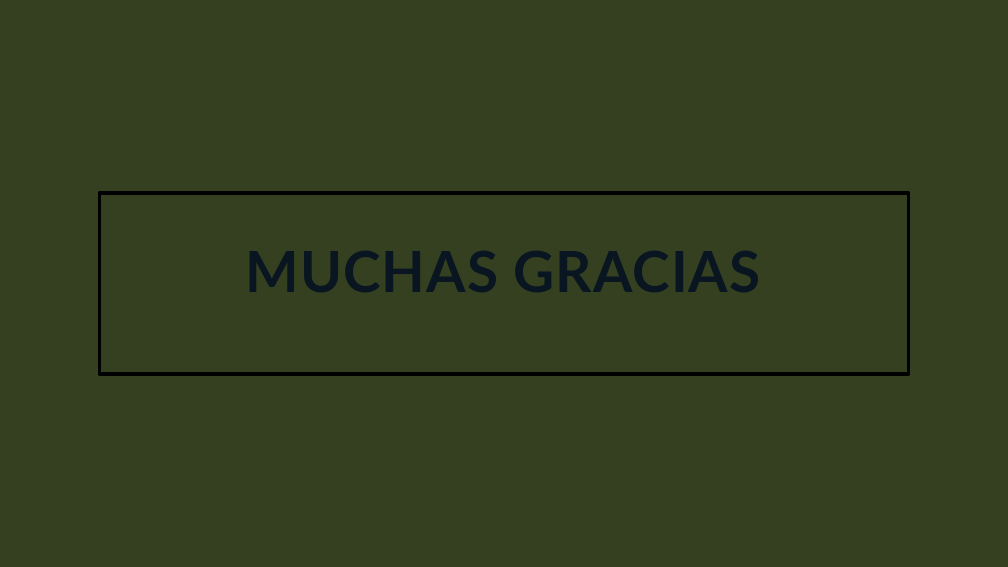
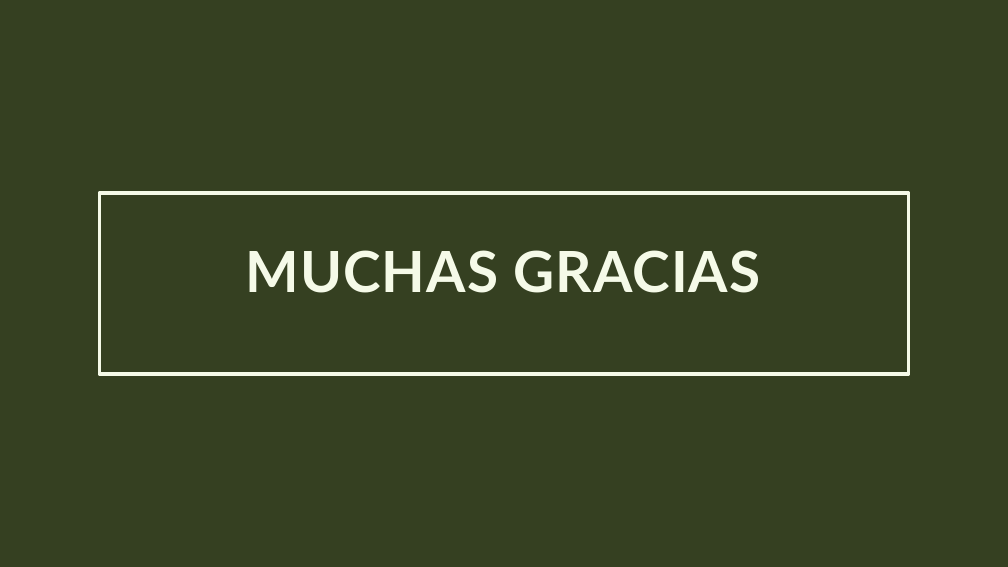
Before and after one commit to EliasHernandezBar/Proyecto-Final, a slide deck: slide 12 of Presentación/Presentación.pptx. Drawn at 1008x567 pixels with LibreOffice and Linux fonts; fonts in the diff are those of the drawing; background and template pictures are left out. Boxes give left, top, right and bottom in pixels: in the first picture for what was removed or moved away, otherwise in the second. Text is boxed around its words. In the diff, an @@ line names an element or a change of style, - is before the commit and + after.

```diff
--- a/Presentación/Presentación.pptx
+++ b/Presentación/Presentación.pptx
@@ title "MUCHAS GRACIAS" at [99, 193, 909, 374]: text colour #091520 to #F5FAE8; outline #000000 3 pt to #F5FAE8 3 pt @@
```
Also in this commit, not shown: 5 other slides changed, 2 other files.
